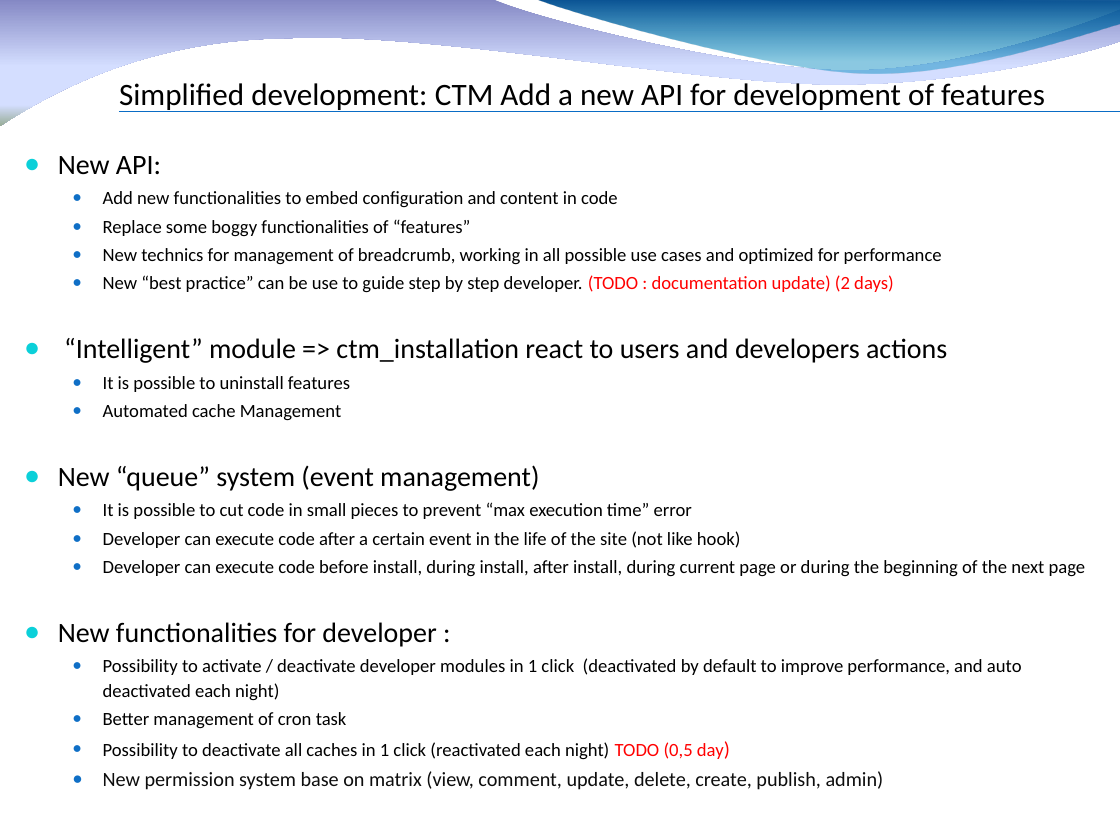
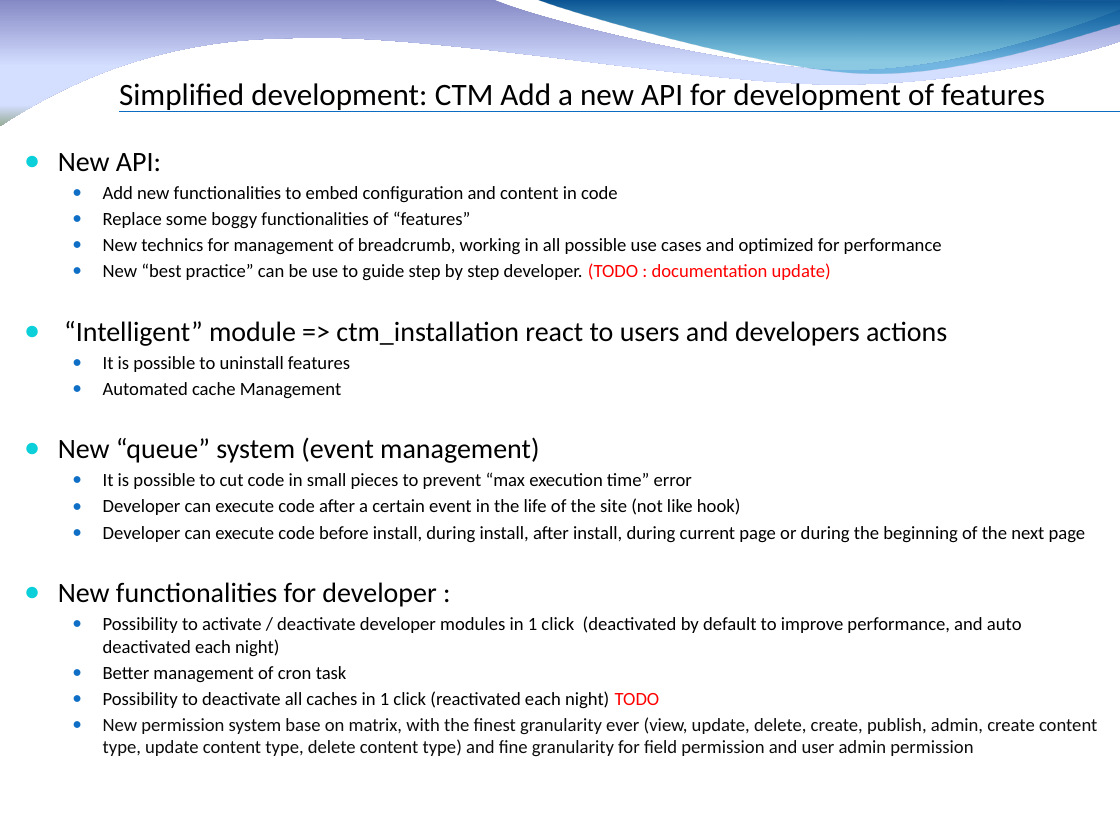
Before and after one commit to fauconv/ctm_drupal7, a slide deck: slide 13 of docs/Drupal 7 CTM factory.pptx. Drawn at 1120x840 pixels with LibreOffice and Linux fonts; fonts in the diff are those of the drawing; background and template pictures are left out. Boxes give left, top, right and bottom in pixels: in the first picture for what was removed or moved away, otherwise in the second. Text is boxed around its words. In the diff, an @@ line names an element or a change of style, - is before the commit and + after.

Commit message:
ctm v3 functional perm matrix

```diff
--- a/docs/Drupal 7 CTM factory.pptx
+++ b/docs/Drupal 7 CTM factory.pptx
@@ text at (x1=58, y1=153, x2=1086, y2=683): line spacing 1.1 to 1 @@
@@ text at (x1=103, y1=263, x2=831, y2=281): text changed @@
-  ● New “best practice” can be use to guide step by step developer. (TODO : documentation update) (2 days)
+  ● New “best practice” can be use to guide step by step developer. (TODO : documentation update)
@@ text at (x1=103, y1=691, x2=1097, y2=756): text changed; size 13 to 12 pt @@
-  ● Possibility to deactivate all caches in 1 click (reactivated each night) TODO (0,5 day)
-  ● New permission system base on matrix (view, comment, update, delete, create, publish, admin)
+  ● Possibility to deactivate all caches in 1 click (reactivated each night) TODO
+  ● New permission system base on matrix, with the finest granularity ever (view, update, delete, create, publish, admin, create content type, update content type, delete content type) and fine granularity for field permission and user admin permission
```
Also in this commit, not shown: 11 other slides changed, 18 other files.
